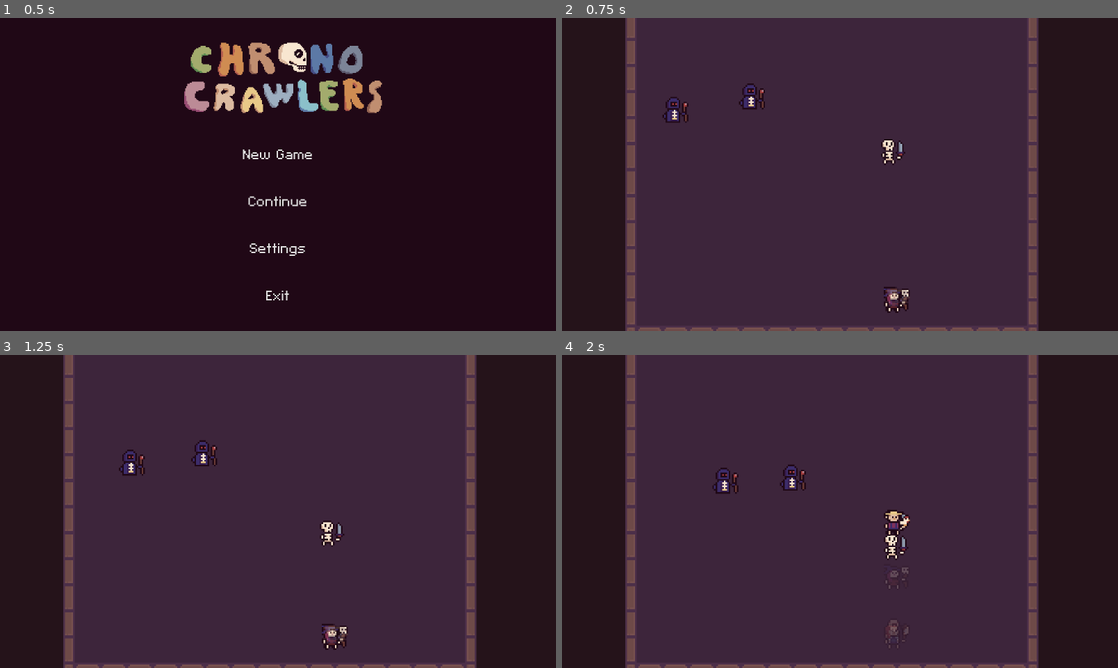
Above: before the commit, frames 1-4 (two rows, left to right).
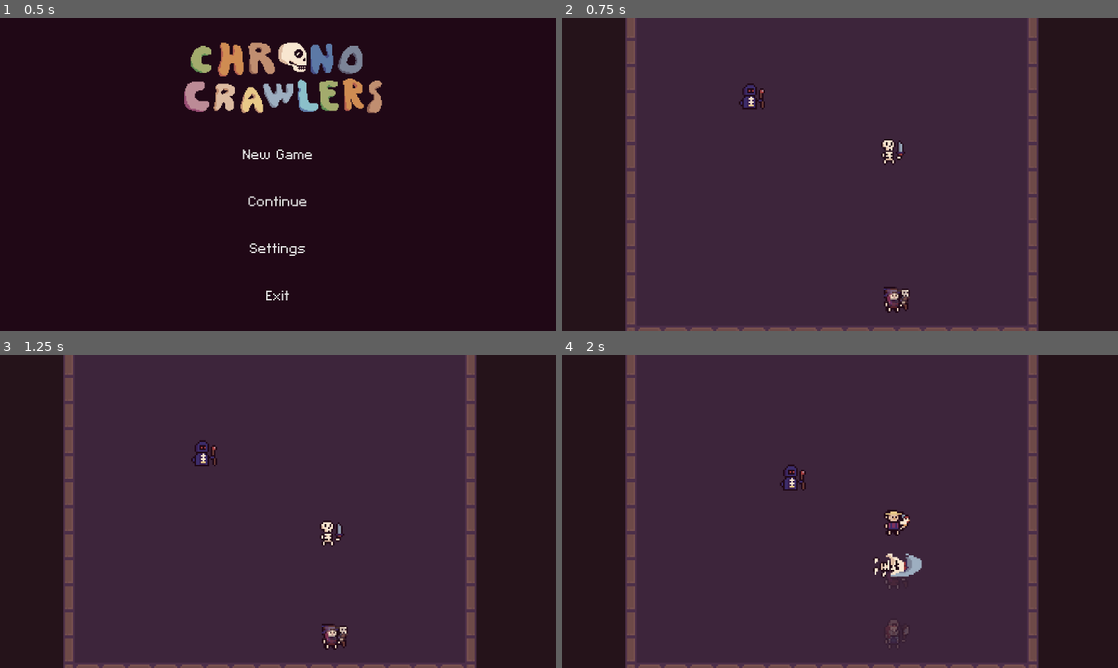
Above: after the commit, the same moments.

Repository: phoenixstears/chrono-crawlers
Game: Godot game, scene res://Scenes/MainMenu.tscn
Same seed, same stepped clock (60 frames per second), same inputs: the game is played once before the commit and once after it.
Inputs (mouse positions are in pixels of both pictures, inside the frame that each line leads up to):
- Up to frame 1 (0.5 s): no input
- Up to frame 2 (0.75 s): click "New Game" at 0.5 s
- Up to frame 3 (1.25 s): no input
- Up to frame 4 (2 s): tap Enter at 1.25 s; move the mouse to (812, 574) at 1.27 s; hold W (up) from 1.28 s (still down); tap 1 (1) at 1.35 s; tap 2 (2) at 1.55 s

Frame 1 is identical in both runs. In frame 2, 0.2% of the frame differs, in the area x 18-23%, y 25-34%; in frame 3, 0.2%; in frame 4, 0.8%, in the area x 27-65%, y 36-72%.

Commit message:
begin work on enemy attacks

Diff:
--- a/Scenes/Level1.tscn
+++ b/Scenes/Level1.tscn
@@ -1,17 +1,13 @@
-[gd_scene load_steps=18 format=4 uid="uid://bkx8ncfw3c2ha"]
+[gd_scene load_steps=12 format=4 uid="uid://bkx8ncfw3c2ha"]
 
 [ext_resource type="AudioStream" uid="uid://dbdrmnmctydtu" path="res://OST/dungeon_idle.ogg" id="1_2llne"]
-[ext_resource type="Script" path="res://Scenes/level_1.gd" id="1_bdlbp"]
+[ext_resource type="Script" uid="uid://bewpx7hr07rrv" path="res://Scenes/level_1.gd" id="1_bdlbp"]
 [ext_resource type="Texture2D" uid="uid://brnmtpny50os4" path="res://sprites/Tiles/Dungeon_Tileset_at-export.png" id="2_bdlbp"]
 [ext_resource type="PackedScene" uid="uid://bjpcy026ui4iq" path="res://Scenes/Player.tscn" id="3_joc8x"]
-[ext_resource type="Texture2D" uid="uid://m1pmbtaejn0g" path="res://sprites/Enemies/Mage/mageskeleton.png" id="3_kylad"]
-[ext_resource type="Texture2D" uid="uid://cal0jcvk2qlv6" path="res://sprites/Enemies/Skeleton/skeleton.png" id="5_2h8qs"]
-[ext_resource type="Script" path="res://Scenes/mage.gd" id="6_ysn8j"]
-[ext_resource type="PackedScene" uid="uid://nn2dcc4k3mdw" path="res://Scenes/Bullet.tscn" id="7_6ll4n"]
+[ext_resource type="PackedScene" uid="uid://b4gwu3a5uwk3b" path="res://Scenes/Skeleton.tscn" id="8_6ll4n"]
 [ext_resource type="FontFile" uid="uid://dobwvaegybdn6" path="res://fonts/C&C Red Alert [INET].ttf" id="9_kylad"]
-[ext_resource type="Script" path="res://Scenes/pause_menu.gd" id="10_2h8qs"]
-[ext_resource type="Script" path="res://Scenes/skeleton.gd" id="11_2h8qs"]
-[ext_resource type="PackedScene" uid="uid://i0kta1y018fw" path="res://Scenes/mage.tscn" id="12_rpty4"]
+[ext_resource type="Script" uid="uid://dodvy3t3yb0ts" path="res://Scenes/pause_menu.gd" id="10_2h8qs"]
+[ext_resource type="PackedScene" uid="uid://cwcpa4jp05445" path="res://Scenes/mage.tscn" id="12_rpty4"]
 
 [sub_resource type="PhysicsMaterial" id="PhysicsMaterial_2h8qs"]
 
@@ -279,12 +275,6 @@
 physics_layer_0/physics_material = SubResource("PhysicsMaterial_2h8qs")
 sources/3 = SubResource("TileSetAtlasSource_6jj8j")
 
-[sub_resource type="RectangleShape2D" id="RectangleShape2D_6jj8j"]
-size = Vector2(15.5, 16)
-
-[sub_resource type="RectangleShape2D" id="RectangleShape2D_t3or0"]
-size = Vector2(17, 20)
-
 [node name="Level1" type="Node"]
 script = ExtResource("1_bdlbp")
 
@@ -305,35 +295,6 @@
 [node name="Camera2D" type="Camera2D" parent="."]
 position = Vector2(-35, -77)
 zoom = Vector2(4.68, 4.68)
-
-[node name="Skeleton" type="CharacterBody2D" parent="."]
-position = Vector2(-2, -100)
-collision_mask = 0
-script = ExtResource("11_2h8qs")
-
-[node name="Skeleton" type="Sprite2D" parent="Skeleton"]
-texture = ExtResource("5_2h8qs")
-
-[node name="CollisionShape2D" type="CollisionShape2D" parent="Skeleton"]
-shape = SubResource("RectangleShape2D_6jj8j")
-
-[node name="Mage" type="CharacterBody2D" parent="."]
-position = Vector2(-140, -120)
-collision_mask = 0
-script = ExtResource("6_ysn8j")
-bullet_scene = ExtResource("7_6ll4n")
-
-[node name="Mage" type="Sprite2D" parent="Mage"]
-texture = ExtResource("3_kylad")
-
-[node name="CollisionShape2D" type="CollisionShape2D" parent="Mage"]
-position = Vector2(-0.5, 0)
-shape = SubResource("RectangleShape2D_t3or0")
-
-[node name="BulletSpawnPoint" type="Marker2D" parent="Mage"]
-position = Vector2(6, -3)
-
-[node name="Timer" type="Timer" parent="Mage"]
 
 [node name="PauseMenu" type="CanvasLayer" parent="."]
 process_mode = 2
@@ -362,7 +323,7 @@
 
 [node name="Player" parent="." groups=["Player"] instance=ExtResource("3_joc8x")]
 
-[node name="Mage2" parent="." instance=ExtResource("12_rpty4")]
+[node name="Mage" parent="." instance=ExtResource("12_rpty4")]
 position = Vector2(-92, -129)
 
-[connection signal="timeout" from="Mage/Timer" to="Mage" method="_on_timer_timeout"]
+[node name="Skeleton" parent="." instance=ExtResource("8_6ll4n")]
--- a/Scenes/Skeleton.tscn
+++ b/Scenes/Skeleton.tscn
@@ -1,7 +1,126 @@
-[gd_scene load_steps=4 format=3 uid="uid://daanky8kvq420"]
+[gd_scene load_steps=21 format=3 uid="uid://b4gwu3a5uwk3b"]
 
-[ext_resource type="Script" path="res://Scenes/skeleton.gd" id="1_abfcy"]
+[ext_resource type="Script" uid="uid://bxqrfgdswcv8p" path="res://Scenes/skeleton.gd" id="1_abfcy"]
 [ext_resource type="Texture2D" uid="uid://cal0jcvk2qlv6" path="res://sprites/Enemies/Skeleton/skeleton.png" id="2_4ie6e"]
+[ext_resource type="Texture2D" uid="uid://bvf2paaa4ncuk" path="res://sprites/Enemies/Skeleton/skeletonslash.png" id="2_iuen5"]
+
+[sub_resource type="AtlasTexture" id="AtlasTexture_rxd7e"]
+atlas = ExtResource("2_iuen5")
+region = Rect2(0, 0, 32, 16)
+
+[sub_resource type="AtlasTexture" id="AtlasTexture_yek4v"]
+atlas = ExtResource("2_iuen5")
+region = Rect2(32, 0, 32, 16)
+
+[sub_resource type="AtlasTexture" id="AtlasTexture_2bjux"]
+atlas = ExtResource("2_iuen5")
+region = Rect2(64, 0, 32, 16)
+
+[sub_resource type="AtlasTexture" id="AtlasTexture_rtppx"]
+atlas = ExtResource("2_iuen5")
+region = Rect2(96, 0, 32, 16)
+
+[sub_resource type="AtlasTexture" id="AtlasTexture_k2wj7"]
+atlas = ExtResource("2_iuen5")
+region = Rect2(128, 0, 32, 16)
+
+[sub_resource type="AtlasTexture" id="AtlasTexture_87cwn"]
+atlas = ExtResource("2_iuen5")
+region = Rect2(160, 0, 32, 16)
+
+[sub_resource type="AtlasTexture" id="AtlasTexture_lxoki"]
+atlas = ExtResource("2_iuen5")
+region = Rect2(192, 0, 32, 16)
+
+[sub_resource type="AtlasTexture" id="AtlasTexture_xneb1"]
+atlas = ExtResource("2_iuen5")
+region = Rect2(224, 0, 32, 16)
+
+[sub_resource type="AtlasTexture" id="AtlasTexture_ci2ge"]
+atlas = ExtResource("2_iuen5")
+region = Rect2(256, 0, 32, 16)
+
+[sub_resource type="AtlasTexture" id="AtlasTexture_ma653"]
+atlas = ExtResource("2_iuen5")
+region = Rect2(288, 0, 32, 16)
+
+[sub_resource type="AtlasTexture" id="AtlasTexture_ecs23"]
+atlas = ExtResource("2_iuen5")
+region = Rect2(320, 0, 32, 16)
+
+[sub_resource type="AtlasTexture" id="AtlasTexture_0ftre"]
+atlas = ExtResource("2_iuen5")
+region = Rect2(352, 0, 32, 16)
+
+[sub_resource type="AtlasTexture" id="AtlasTexture_lii7c"]
+atlas = ExtResource("2_iuen5")
+region = Rect2(384, 0, 32, 16)
+
+[sub_resource type="AtlasTexture" id="AtlasTexture_10q1y"]
+atlas = ExtResource("2_iuen5")
+region = Rect2(416, 0, 32, 16)
+
+[sub_resource type="AtlasTexture" id="AtlasTexture_tfme2"]
+atlas = ExtResource("2_4ie6e")
+region = Rect2(0, 0, 16, 16)
+
+[sub_resource type="SpriteFrames" id="SpriteFrames_b70gm"]
+animations = [{
+"frames": [{
+"duration": 1.0,
+"texture": SubResource("AtlasTexture_rxd7e")
+}, {
+"duration": 1.0,
+"texture": SubResource("AtlasTexture_yek4v")
+}, {
+"duration": 1.0,
+"texture": SubResource("AtlasTexture_2bjux")
+}, {
+"duration": 1.0,
+"texture": SubResource("AtlasTexture_rtppx")
+}, {
+"duration": 1.0,
+"texture": SubResource("AtlasTexture_k2wj7")
+}, {
+"duration": 1.0,
+"texture": SubResource("AtlasTexture_87cwn")
+}, {
+"duration": 1.0,
+"texture": SubResource("AtlasTexture_lxoki")
+}, {
+"duration": 1.0,
+"texture": SubResource("AtlasTexture_xneb1")
+}, {
+"duration": 1.0,
+"texture": SubResource("AtlasTexture_ci2ge")
+}, {
+"duration": 1.0,
+"texture": SubResource("AtlasTexture_ma653")
+}, {
+"duration": 1.0,
+"texture": SubResource("AtlasTexture_ecs23")
+}, {
+"duration": 1.0,
+"texture": SubResource("AtlasTexture_0ftre")
+}, {
+"duration": 1.0,
+"texture": SubResource("AtlasTexture_lii7c")
+}, {
+"duration": 1.0,
+"texture": SubResource("AtlasTexture_10q1y")
+}],
+"loop": false,
+"name": &"attack",
+"speed": 14.0
+}, {
+"frames": [{
+"duration": 1.0,
+"texture": SubResource("AtlasTexture_tfme2")
+}],
+"loop": true,
+"name": &"chase",
+"speed": 5.0
+}]
 
 [sub_resource type="RectangleShape2D" id="RectangleShape2D_iuen5"]
 size = Vector2(15.5, 16)
@@ -11,8 +130,12 @@
 collision_mask = 0
 script = ExtResource("1_abfcy")
 
-[node name="Skeleton" type="Sprite2D" parent="."]
-texture = ExtResource("2_4ie6e")
+[node name="Skeleton" type="AnimatedSprite2D" parent="."]
+sprite_frames = SubResource("SpriteFrames_b70gm")
+animation = &"chase"
+autoplay = "chase"
 
 [node name="CollisionShape2D" type="CollisionShape2D" parent="."]
 shape = SubResource("RectangleShape2D_iuen5")
+
+[node name="AnimationPlayer" type="AnimationPlayer" parent="."]
--- a/Scenes/bullet.gd
+++ b/Scenes/bullet.gd
@@ -10,6 +10,7 @@
 
 func _on_body_entered(body: Node2D) -> void:
 	if body.is_in_group("Player"):
+		get_tree().change_scene_to_file("res://Scenes/MainMenu.tscn")
 		queue_free()
 	elif body.is_in_group("Wall"):
 		queue_free()
--- a/Scenes/skeleton.gd
+++ b/Scenes/skeleton.gd
@@ -1,8 +1,19 @@
 extends CharacterBody2D
 
 @onready var target = $"../Player"
+var is_attacking = false
 var speed = 55
 func _physics_process(delta: float) -> void:
-	var direction = (target.global_position - global_position).normalized()
-	velocity = direction * speed
-	move_and_slide()
+	if is_attacking == false:
+		var distance = self.global_position.distance_to(target.global_position)
+		var direction = (target.global_position - global_position).normalized()
+		velocity = direction * speed
+		if distance > 15:
+			move_and_slide()
+		else:
+			attack_player()
+func attack_player():
+	$Skeleton.play("attack")
+	is_attacking = true
+	await $Skeleton.animation_finished
+	is_attacking = false
--- a/scripts/global.gd
+++ b/scripts/global.gd
@@ -37,6 +37,5 @@
 	config.set_value("game_saves","save_available",true)
 	config.save("res://data/saves.cfg")
 
-
 func _exit_tree():
 	save_settings()
Not shown: 1 places in Scenes/mage.tscn that only renumber resources
Binary file added: sprites/Enemies/Skeleton/skeletonslash.png
Not shown, added: sprites/Enemies/Skeleton/skeletonslash.png.import
